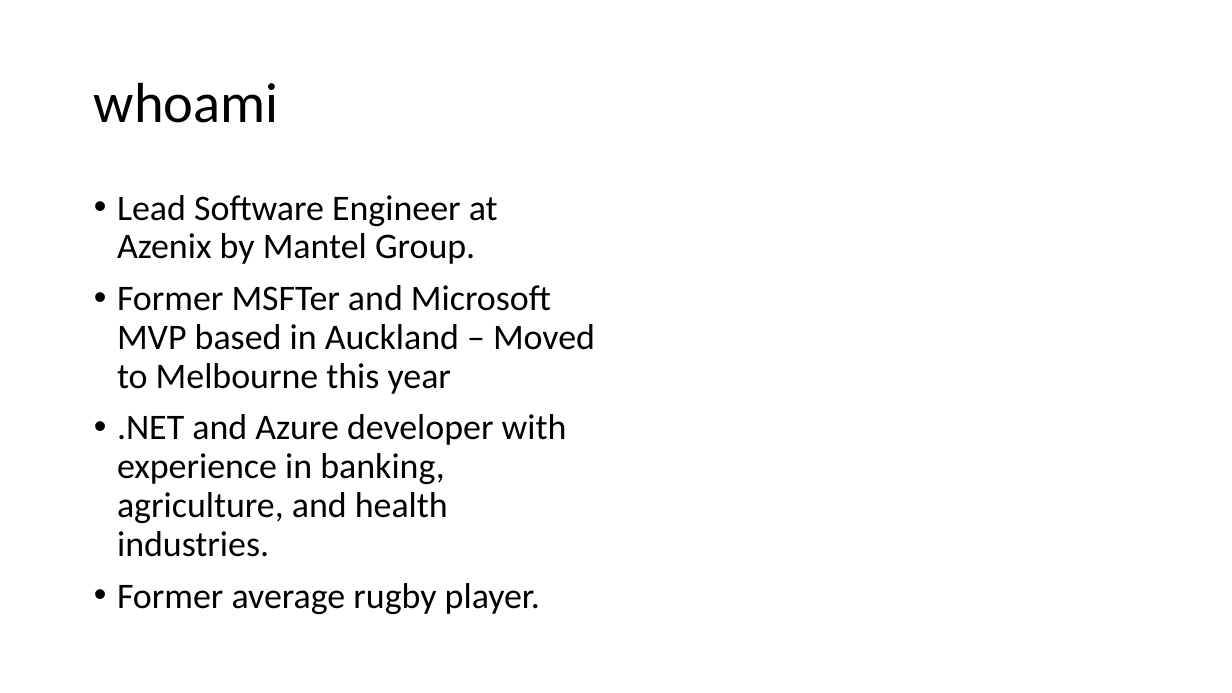
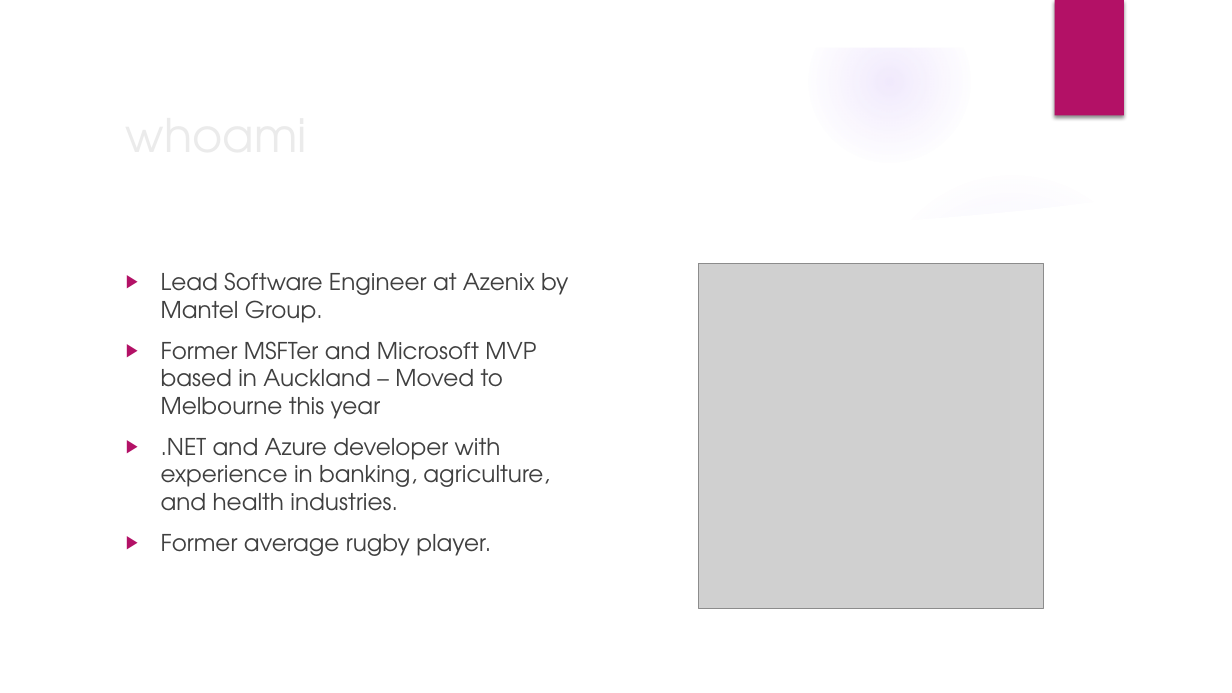
Before and after one commit to willvelida/talks, a slide deck: slide 2 of whats-new-cloud-native-dev-dotnet8/slide_deck.pptx. Drawn at 1232x693 pixels with LibreOffice and Linux fonts; fonts in the diff are those of the drawing; grey boxes stand for pictures; background and template pictures are left out. Boxes give left, top, right and bottom in pixels: in the first picture for what was removed or moved away, otherwise in the second. Text is boxed around its words. In the diff, an @@ line names an element or a change of style, - is before the commit and + after.

```diff
--- a/whats-new-cloud-native-dev-dotnet8/slide_deck.pptx
+++ b/whats-new-cloud-native-dev-dotnet8/slide_deck.pptx
@@ group added at bbox=[0, 0, 1232, 693]: 5 ellipses, 2 freeform shapes @@
@@ rectangle added at bbox=[1055, 0, 1124, 116], fill #B31166 @@
@@ title "whoami": place and size @@
-title "whoami" at bbox=[94, 82, 279, 123]
+title "whoami" at bbox=[116, 98, 1002, 169]
@@ title "whoami" at bbox=[116, 98, 1002, 169]: size 44 to 36 pt, font Calibri to TeX Gyre Adventor, text colour #000000 to #EBEBEB; line spacing 0.9 to 1 @@
@@ text "Lead Software Engineer at Azenix ...": place and size @@
-text "Lead Software Engineer at Azenix ..." at bbox=[117, 195, 595, 614]
+text "Lead Software Engineer at Azenix ..." at bbox=[161, 272, 569, 556]
@@ text "Lead Software Engineer at Azenix ..." at bbox=[161, 272, 569, 556]: size 28 to 18 pt, font Calibri to TeX Gyre Adventor, text colour #000000 to #404040; bullet • to ▶; line spacing 0.9 to 1 @@
@@ picture added at bbox=[699, 263, 1044, 609] @@
```
Also in this commit, not shown: 17 other slides changed, 8 slides added, 4 other files.
